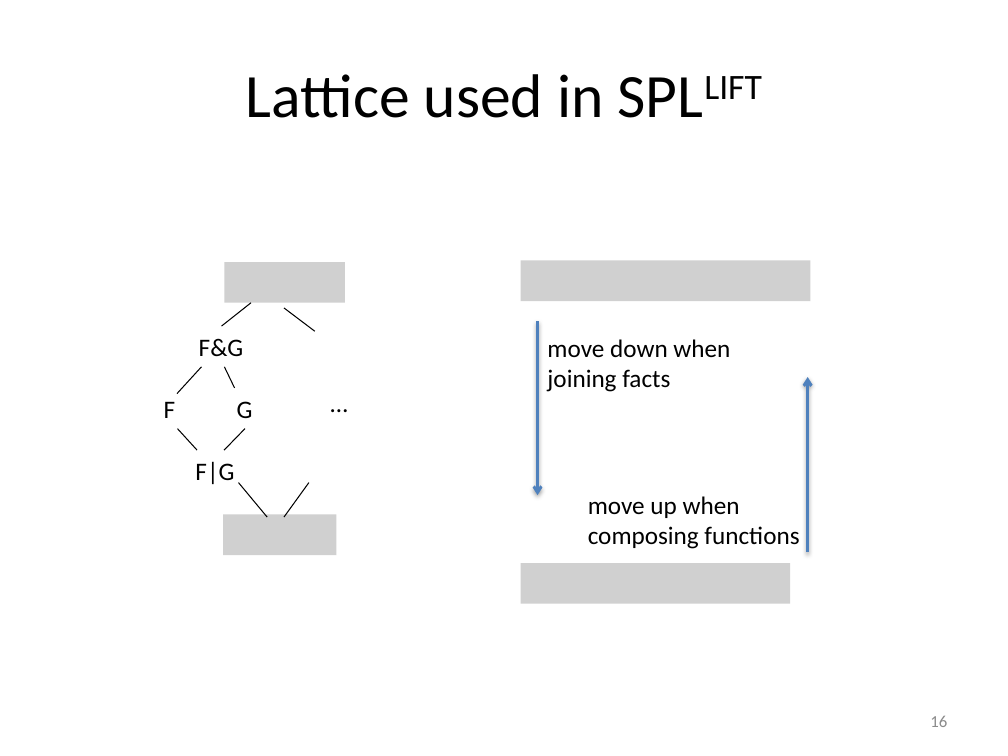
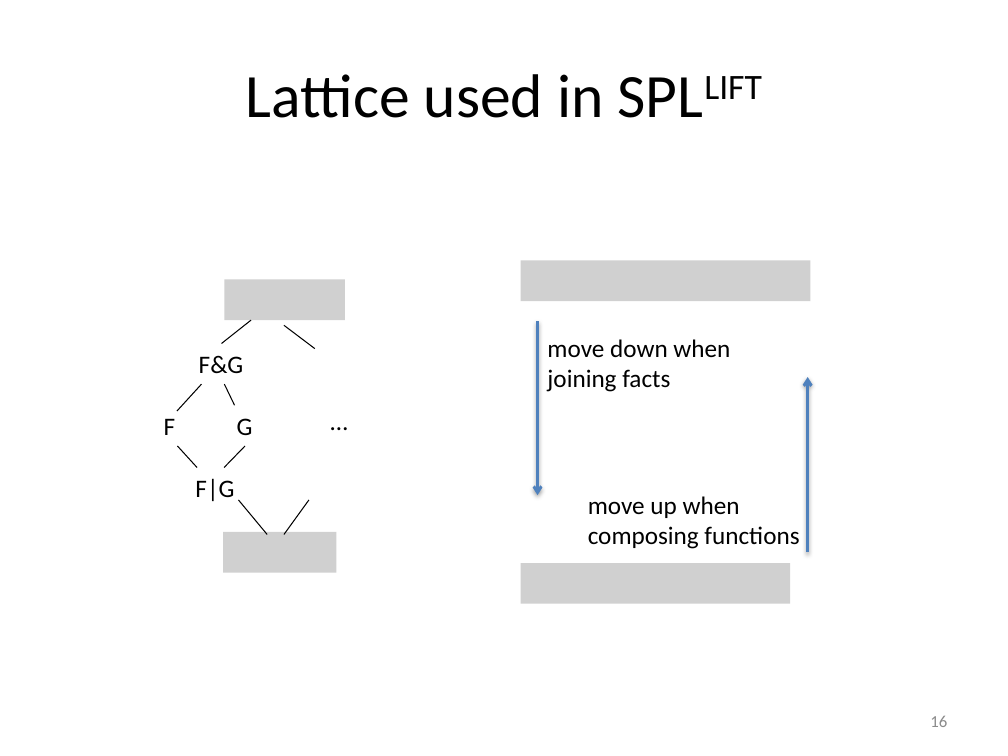
Before and after one commit to stg-tud/apsa, a slide deck: slide 16 of 2016/lecture/APSA-09-CFLRP-IDE.pptx. Drawn at 1008x756 pixels with LibreOffice and Linux fonts; fonts in the diff are those of the drawing; grey boxes stand for pictures. Boxes give left, top, right and bottom in pixels: in the first picture for what was removed or moved away, otherwise in the second. Text is boxed around its words. In the diff, an @@ line names an element or a change of style, - is before the commit and + after.

```diff
--- a/2016/lecture/APSA-09-CFLRP-IDE.pptx
+++ b/2016/lecture/APSA-09-CFLRP-IDE.pptx
@@ 5 texts, 4 lines, 1 picture: place and size @@
-5 texts, 4 lines, 1 picture at (164,262,359,517)
+5 texts, 4 lines, 1 picture at (164,279,359,534)
@@ 4 lines, 1 picture: place and size @@
-4 lines, 1 picture at (177,302,336,554)
+4 lines, 1 picture at (177,321,336,573)
```
Also in this commit, not shown: 6 other slides changed, 3 slides added, 1 other file.
